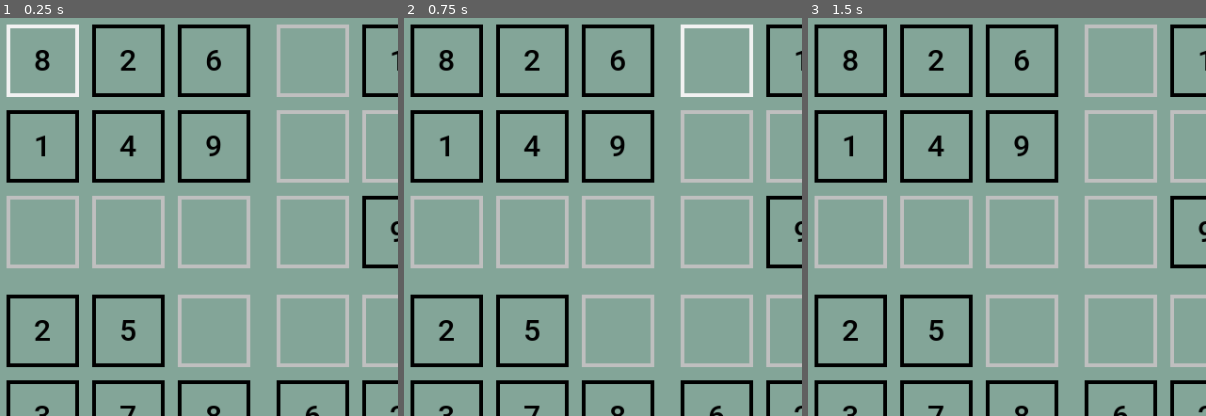
Above: before the commit, frames 1-3 (left to right).
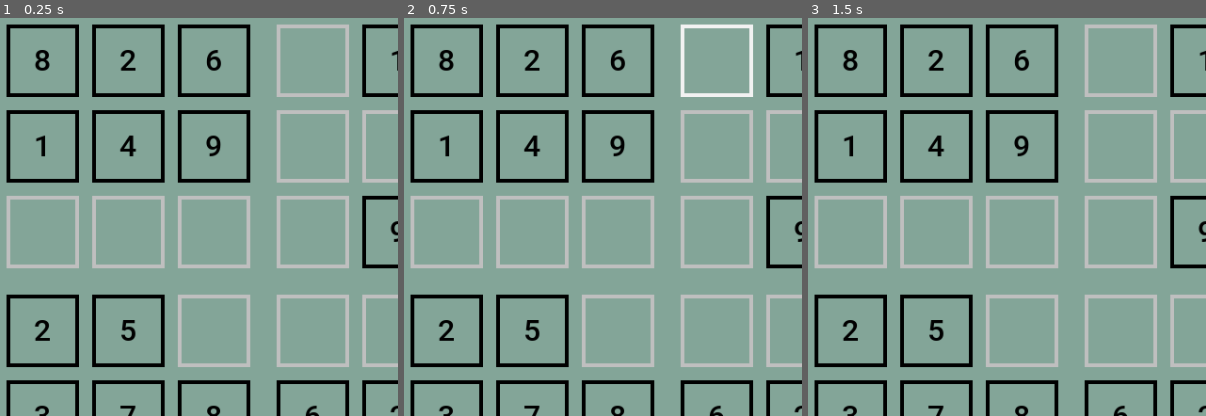
Above: after the commit, the same moments.

Repository: dudozermaks/GudokuOld
Game: Godot game, scene res://main.tscn
The game is run twice, just before and just after one commit, with the same random seed, the same clock (stepped at 60 frames per second) and the same inputs.
Inputs (mouse positions are % of the whole screen's width and height, from its top left):
- Up to frame 1 (0.25 s): no input
- Up to frame 2 (0.75 s): click (39, 5) at 0.52 s
- Up to frame 3 (1.5 s): click (84, 5) at 1.27 s
The pictures show only the part of the screen within x 0-50%, y 0-50%; the shares and areas given below are measured in that part.

The runs differ from the first frame. In frame 1, 0.8% of the frame differs, in the area x 1-20%, y 1-20%; in frame 2, nothing differs; in frame 3, nothing differs.

Commit message:
set focus mode to none when button disabled

Diff:
--- a/cell.gd
+++ b/cell.gd
@@ -38,4 +38,6 @@
 		remove_theme_font_size_override("font_size")
 
 func disable_if_not_empty():
-	disabled = numbers.size() != 0
+	if numbers.size() != 0:
+		disabled = true
+		focus_mode = Control.FOCUS_NONE
